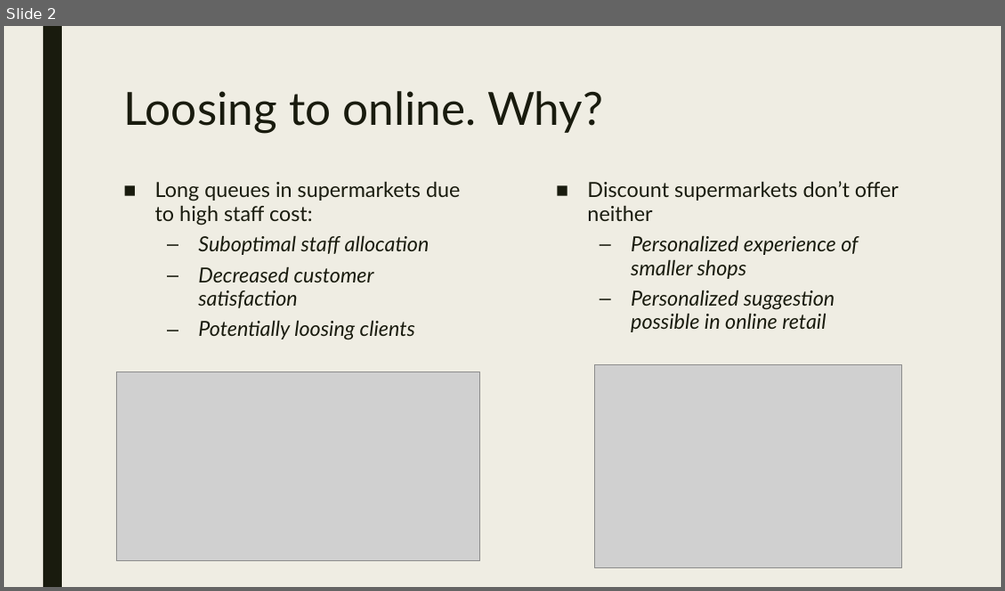
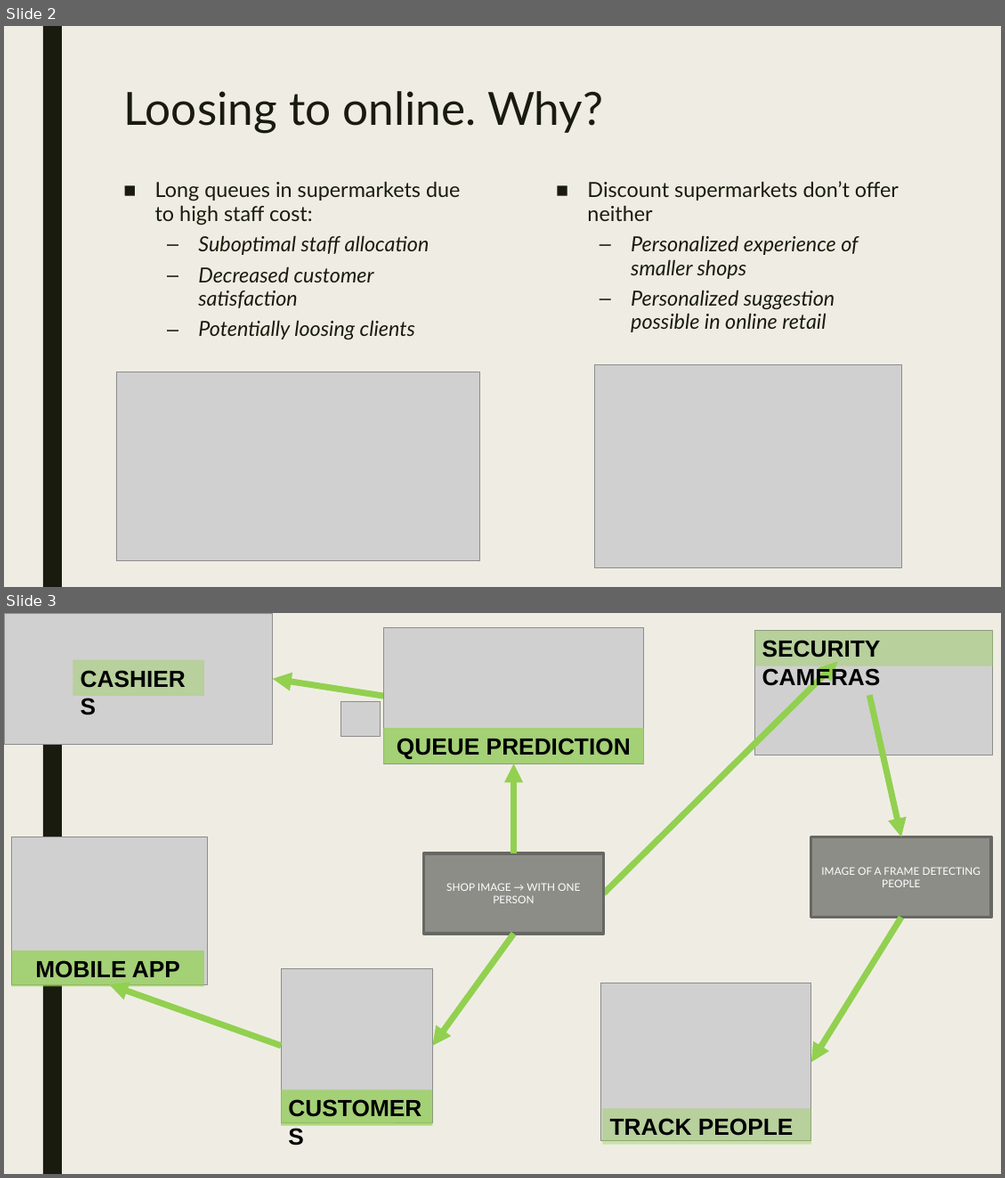
Before and after one commit to DoubleL222/MHC18-Shop_queue, a slide deck: Presentation/Adaptive retail.pptx. Shown one above the other, each under a label of ours: slide 2 before the commit, slides 2 and 3 after it. The pictures are 1005x591 and 1005x1178 pixels, drawn with LibreOffice and Linux fonts; fonts in the diff are those of the drawing; grey boxes stand for pictures; background and template pictures are left out. Boxes give left, top, right and bottom in pixels: in the first picture for what was removed or moved away, otherwise in the second. Text is boxed around its words. In the diff, an @@ line names an element or a change of style, - is before the commit and + after.

```diff
--- a/Presentation/Adaptive retail.pptx
+++ b/Presentation/Adaptive retail.pptx
@@ slide 3 added at [4, 613, 1001, 1174], background picture (left out); not listed: 1 template element that a slide beside it also shows @@
@@ picture added at [5, 613, 273, 745] @@
@@ picture added at [383, 628, 644, 763] @@
@@ picture added at [755, 630, 993, 755] @@
@@ rectangle added at [755, 630, 993, 666], fill #92D050 at 40% opacity, 22.5 pt, text #000000, bold @@
+SECURITY CAMERAS
@@ rectangle added at [73, 660, 204, 696], fill #92D050 at 40% opacity, 22.5 pt, text #000000, bold @@
+CASHIERS
@@ arrow added from (604, 893) to (838, 662), #92D050 6 pt @@
@@ arrow added from (383, 696) to (273, 679), #92D050 6 pt @@
@@ picture added at [341, 701, 380, 737] @@
@@ arrow added from (869, 695) to (901, 836), #92D050 6 pt @@
@@ rectangle added at [383, 728, 644, 764], fill #92D050 at 70% opacity, 22.5 pt, text #000000, bold @@
+QUEUE PREDICTION
@@ arrow added from (514, 853) to (514, 763), #92D050 6 pt @@
@@ picture added at [11, 836, 207, 984] @@
@@ rectangle added at [811, 836, 992, 916], fill #8C8D86, outline #686863 2.75 pt, 10.1 pt, text #FFFFFF @@
+IMAGE OF A FRAME DETECTING PEOPLE
@@ rectangle added at [423, 853, 604, 933], fill #8C8D86, outline #686863 2.75 pt, 10.1 pt, text #FFFFFF @@
+SHOP IMAGE → WITH ONE PERSON
@@ arrow added from (901, 917) to (811, 1062), #92D050 6 pt @@
@@ rectangle added at [11, 950, 204, 986], fill #92D050 at 70% opacity, 22.5 pt, text #000000, bold @@
+MOBILE APP
@@ arrow added from (514, 933) to (432, 1046), #92D050 6 pt @@
@@ arrow added from (282, 1046) to (109, 985), #92D050 6 pt @@
@@ picture added at [282, 969, 433, 1122] @@
@@ picture added at [600, 983, 811, 1141] @@
@@ rectangle added at [282, 1089, 433, 1126], fill #92D050 at 70% opacity, 22.5 pt, text #000000, bold @@
+CUSTOMERS
@@ rectangle added at [603, 1108, 811, 1144], fill #92D050 at 40% opacity, 22.5 pt, text #000000, bold @@
+TRACK PEOPLE
```
Also in this commit, not shown: 2 slides removed, 2 other files.
